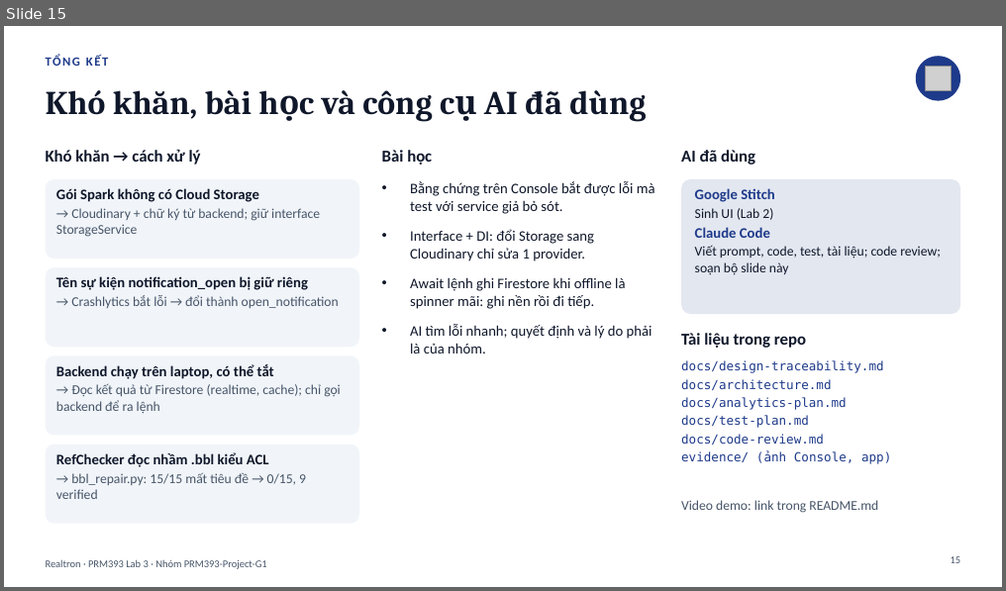
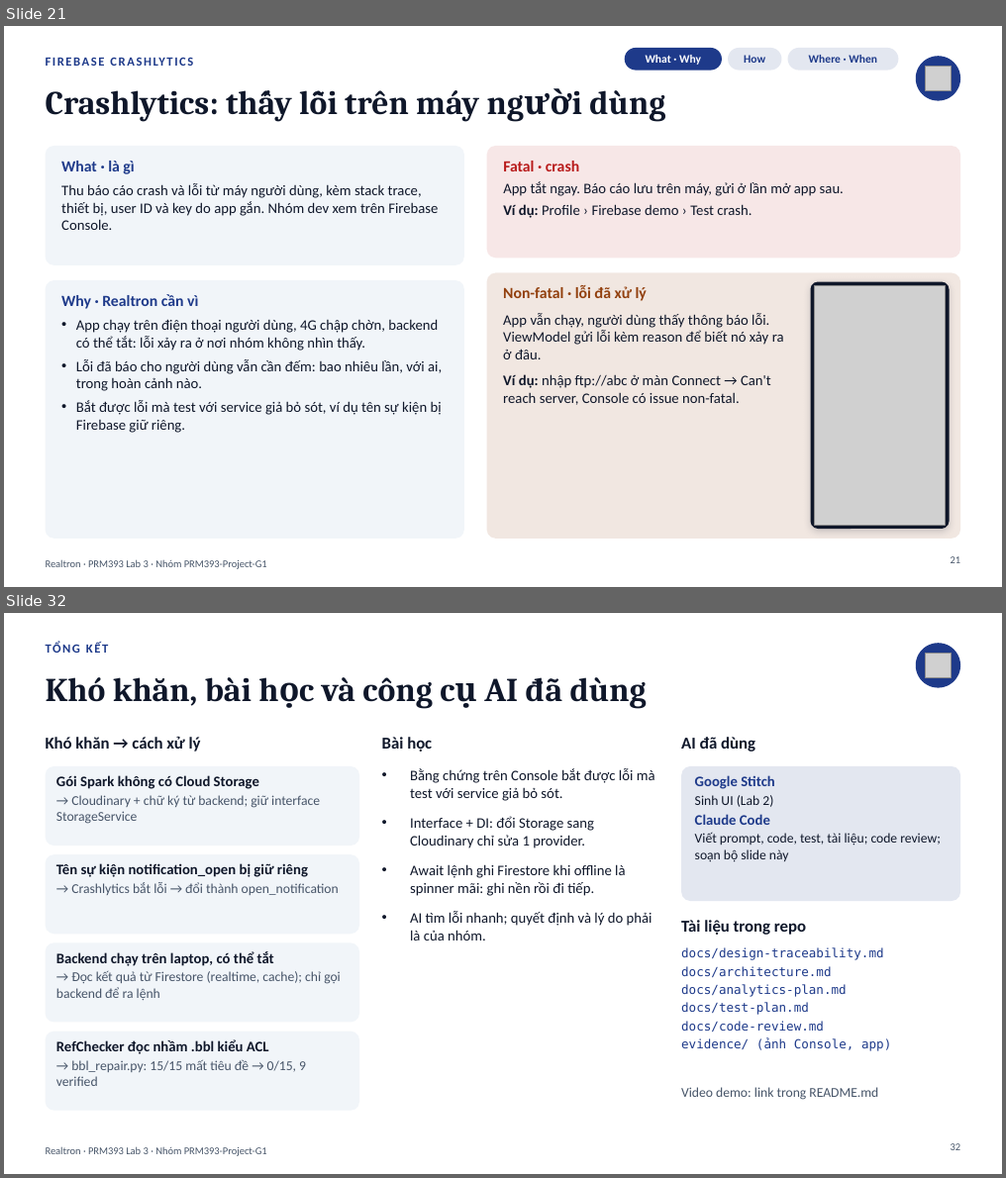
Before and after one commit to PRM393-Project-G1/Lab3, a slide deck: slides/Lab03_G1_slides.pptx. Shown one above the other, each under a label of ours: slide 15 before the commit, slides 21 and 32 after it; the slides between them are not shown. The pictures are 1006x591 and 1006x1178 pixels, drawn with LibreOffice and Linux fonts; fonts in the diff are those of the drawing; grey boxes stand for pictures. Boxes give left, top, right and bottom in pixels: in the first picture for what was removed or moved away, otherwise in the second. Text is boxed around its words. In the diff, an @@ line names an element or a change of style, - is before the commit and + after.

```diff
--- a/slides/Lab03_G1_slides.pptx
+++ b/slides/Lab03_G1_slides.pptx
@@ slide 21 added at (4, 26, 1002, 587), background #FFFFFF; not listed: 1 template element that a slide beside it also shows @@
@@ text added at (46, 50, 832, 73), 12 pt, text #1E3A8A, bold @@
+FIREBASE CRASHLYTICS
@@ rounded rectangle added at (625, 48, 722, 71), fill #1E3A8A @@
@@ text added at (646, 55, 701, 65), 11 pt, text #FFFFFF, bold @@
+What · Why
@@ rounded rectangle added at (728, 48, 782, 71), fill #1E3A8A at 12% opacity @@
@@ text added at (744, 55, 765, 63), 11 pt, text #1E3A8A, bold @@
+How
@@ rounded rectangle added at (788, 48, 899, 71), fill #1E3A8A at 12% opacity @@
@@ text added at (809, 55, 877, 63), 11 pt, text #1E3A8A, bold @@
+Where · When
@@ ellipse added at (916, 56, 960, 101), fill #1E3A8A @@
@@ picture added at (926, 66, 951, 91) @@
@@ title added at (46, 90, 665, 122), 32 pt, text #0F172A, bold @@
+Crashlytics: thấy lỗi trên máy người dùng
@@ rounded rectangle added at (46, 146, 464, 266), fill #F1F5F9 @@
@@ text added at (61, 161, 438, 230), 14 pt, text #0F172A @@
+What · là gì
+Thu báo cáo crash và lỗi từ máy người dùng, kèm stack trace, thiết bị, user ID và key do app gắn. Nhóm dev xem trên Firebase Console.
@@ rounded rectangle added at (487, 146, 960, 258), fill #B91C1C at 10% opacity @@
@@ text added at (503, 161, 844, 218), 14 pt, text #0F172A @@
+Fatal · crash
+App tắt ngay. Báo cáo lưu trên máy, gửi ở lần mở app sau.
+Ví dụ: Profile › Firebase demo › Test crash.
@@ rounded rectangle added at (46, 280, 464, 539), fill #F1F5F9 @@
@@ rounded rectangle added at (487, 274, 960, 539), fill #92400E at 12% opacity @@
@@ text added at (503, 285, 784, 405), 14 pt, text #0F172A @@
+Non-fatal · lỗi đã xử lý
+App vẫn chạy, người dùng thấy thông báo lỗi. ViewModel gửi lỗi kèm reason để biết nó xảy ra ở đâu.
+Ví dụ: nhập ftp://abc ở màn Connect → Can't reach server, Console có issue non-fatal.
@@ rounded rectangle added at (810, 282, 948, 529), fill #0F172A @@
@@ picture added at (814, 285, 945, 525) @@
@@ text added at (61, 294, 442, 433), 14 pt, text #0F172A @@
+Why · Realtron cần vì
+• App chạy trên điện thoại người dùng, 4G chập chờn, backend có thể tắt: lỗi xảy ra ở nơi nhóm không nhìn thấy.
+• Lỗi đã báo cho người dùng vẫn cần đếm: bao nhiêu lần, với ai, trong hoàn cảnh nào.
+• Bắt được lỗi mà test với service giả bỏ sót, ví dụ tên sự kiện bị Firebase giữ riêng.
@@ page number added at (950, 557, 961, 564), 10 pt, text #475569 @@
+21
@@ what was slide 15 is now slide 32 @@
@@ page number at (950, 1144, 961, 1151): text changed @@
-15
+32
```
Also in this commit, not shown: 7 slides changed, 19 other slides added, 3 slides removed, 7 other files.
